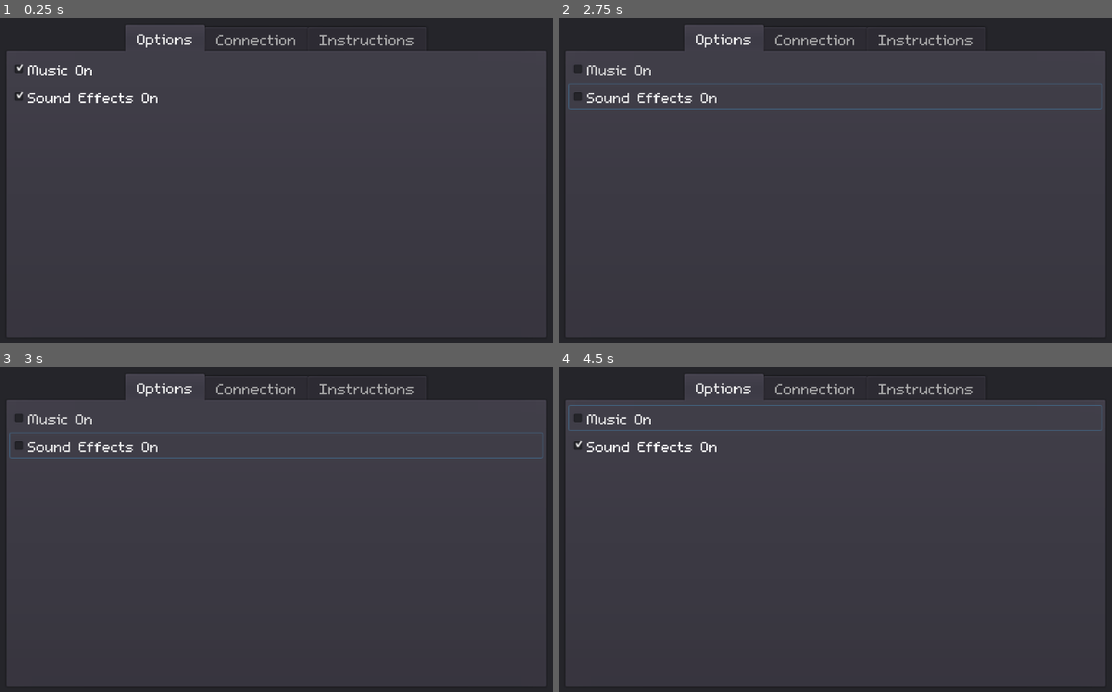
Above: before the commit, frames 1-4 (two rows, left to right).
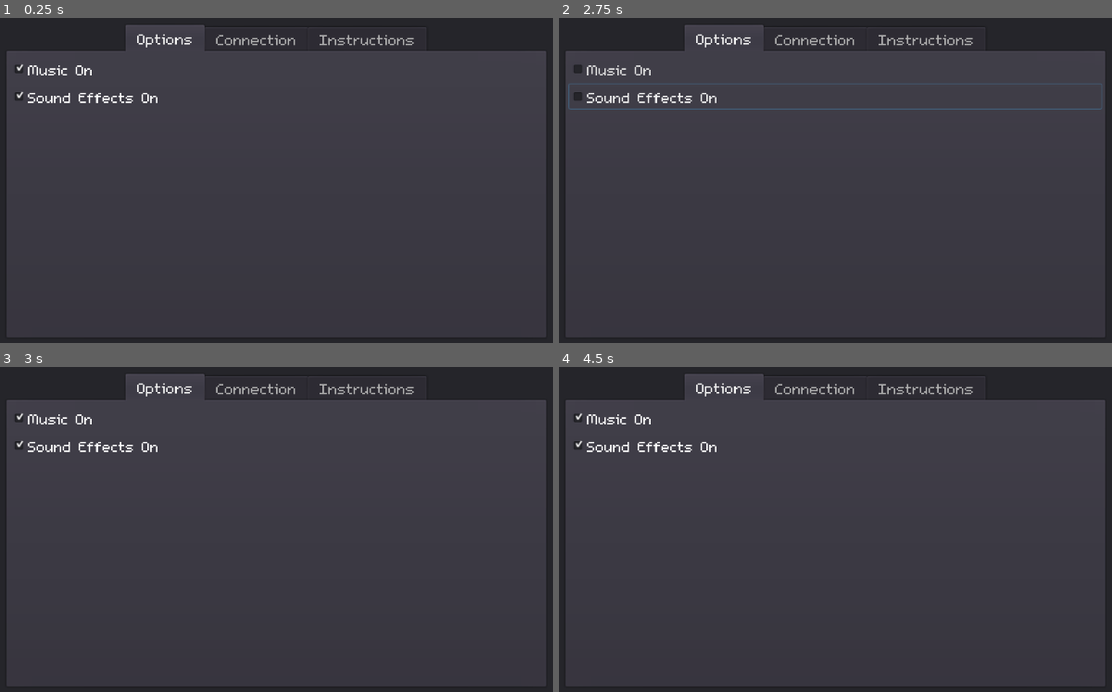
Above: after the commit, the same moments.

Repository: MichaelBelousov/optt-multiplayer-jam
Game: Godot game, scene res://ui/ConnectMenu.tscn
Same seed, same stepped clock (60 frames per second), same inputs: the game is played once before the commit and once after it.
Inputs:
- Up to frame 1 (0.25 s): no input
- Up to frame 2 (2.75 s): tap Enter at 0.5 s; hold D (move_right) 0.53-1.25 s; tap Space at 0.6, 0.77, 1.07 s; click "Music On" at 1.25 s; click "Sound Effects On" at 2 s
- Up to frame 3 (3 s): tap R (restart_level) at 2.75 s; hold A (move_left) from 2.78 s (still down); tap Left (p2_move_left) at 2.85 s
- Up to frame 4 (4.5 s): tap Space at 3.02, 3.05, 3.32, 3.8 s; tap R (restart_level) at 3.5, 4.25 s; release A (move_left) at 3.53 s; hold D (move_right) 3.53-4.28 s; tap Right (p2_move_right) at 3.6 s; hold W (move_up) from 4.28 s (still down); tap Up (p2_move_up) at 4.35 s

Frames 1-2 are identical in both runs. In frame 3, 0.7% of the frame differs, in the area x 1-99%, y 14-29%; in frame 4, 0.6%.

Commit message:
more instructions

Diff:
--- a/src/autoload.gd
+++ b/src/autoload.gd
@@ -5,8 +5,4 @@
 
 func _input(_evt):
   if Input.is_action_just_pressed("restart_level"):
-    var cur_scene = get_tree().get_current_scene()
-    if cur_scene.name == "Level1":
-      get_tree().change_scene("res://src/test.tscn")
-    else:
-      push_error("attempted to restart the level, but the level was unknown")
+    assert(OK == get_tree().reload_current_scene(), "reloading failed")
--- a/src/flag.gd
+++ b/src/flag.gd
@@ -9,8 +9,8 @@
 
 var victory_satisified := false
 
+
 func victory() -> void:
-  print("victory!")
   var victory_overlay = preload("res://ui/VictoryOverlay.tscn").instance()
   get_tree().current_scene.add_child(victory_overlay)
   victory_satisified = true
@@ -23,4 +23,3 @@
 
 func try_accept_victory() -> void:
   if not victory_satisified: return
-  print("victory accepted!")
--- a/ui/ConnectMenu.tscn
+++ b/ui/ConnectMenu.tscn
@@ -91,12 +91,14 @@
 
 [node name="RichTextLabel" type="RichTextLabel" parent="Tabs/Instructions"]
 margin_right = 729.0
-margin_bottom = 297.0
+margin_bottom = 378.0
 text = "Welcome! Try to get to the flag in each level. You may need to find some hamsters to get bigger and jump higher, or lose some hamsters to get smaller by running into cages, in order to reach the flag in a given level.
 
 Use the WASD keys to move around with W to jump. If you do not connect with someone online, you can also use the arrow keys as the second player's controls, to play together locally. You jump higher together so you may need a second player to win!
 
-The host can press R to restart the current level at any point."
+The host can press R to restart the current level at any point.
+
+Start the game by hosting in the \"Connection\" menu, you must have port 17451 forwarded to host online!"
 fit_content_height = true
 
 [node name="Margins" type="MarginContainer" parent="."]
